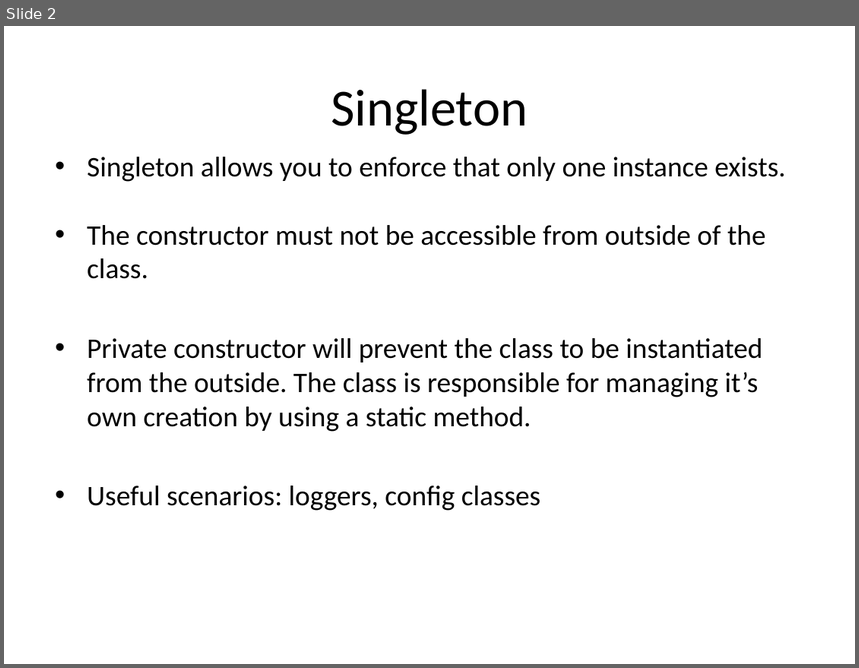
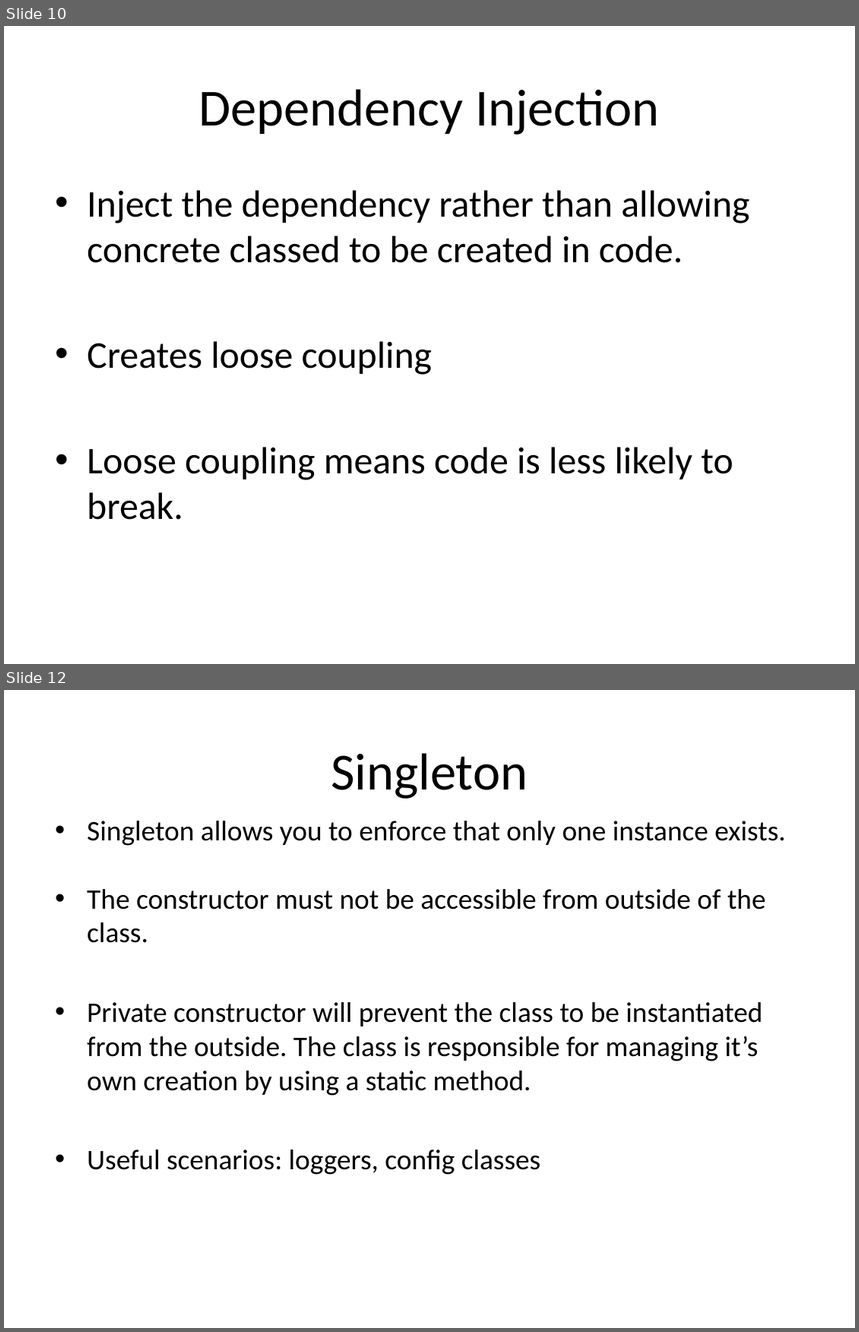
Before and after one commit to BBK-SDP-2015-kokamo01/Design-Patterns, a slide deck: slides/designPatterns.pptx. Shown one above the other, each under a label of ours: slide 2 before the commit, slides 10 and 12 after it; the slides between them are not shown. The pictures are 859x668 and 859x1332 pixels, drawn with LibreOffice and Linux fonts; fonts in the diff are those of the drawing. Boxes give left, top, right and bottom in pixels: in the first picture for what was removed or moved away, otherwise in the second. Text is boxed around its words. In the diff, an @@ line names an element or a change of style, - is before the commit and + after.

```diff
--- a/slides/designPatterns.pptx
+++ b/slides/designPatterns.pptx
@@ slide 10 added at <box>4,26,855,664</box>, background #FFFFFF @@
@@ title added at <box>199,89,659,135</box>, 44 pt, text #000000 @@
+Dependency Injection
@@ text added at <box>87,190,750,520</box>, 32 pt, text #000000 @@
+• Inject the dependency rather than allowing concrete classed to be created in code.
+• Creates loose coupling
+• Loose coupling means code is less likely to break.
@@ what was slide 2 is now slide 12 @@
```
Also in this commit, not shown: 1 slide changed, 10 other slides added, 14 other files.
